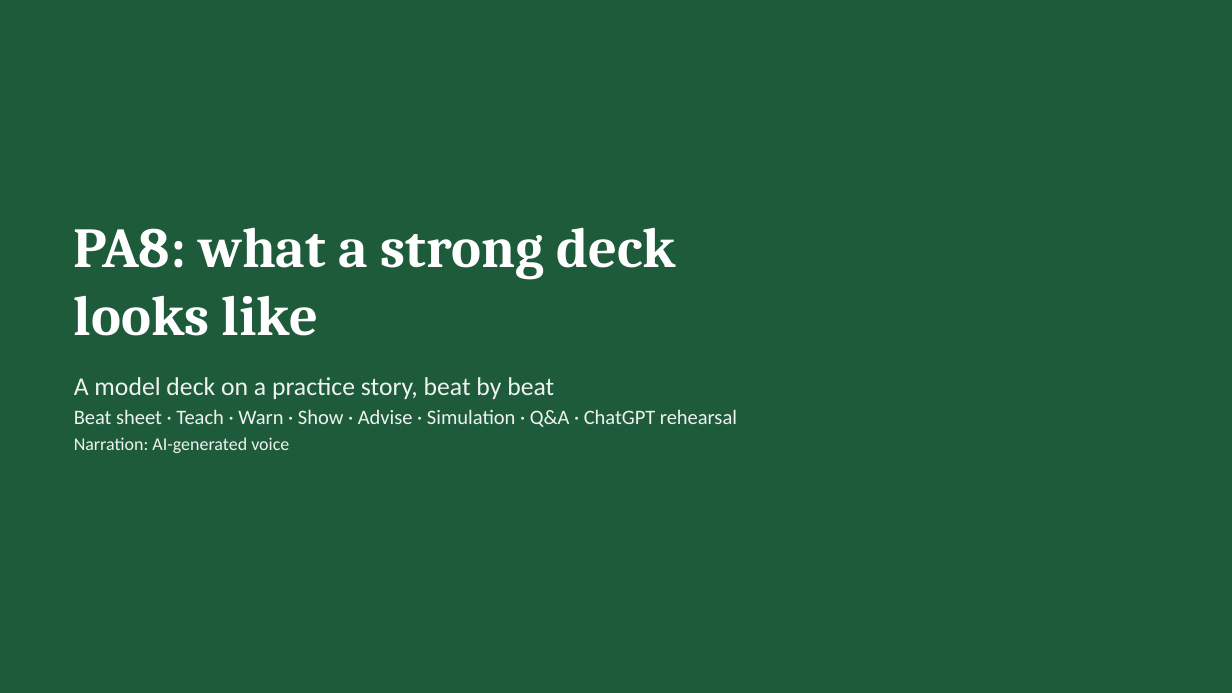
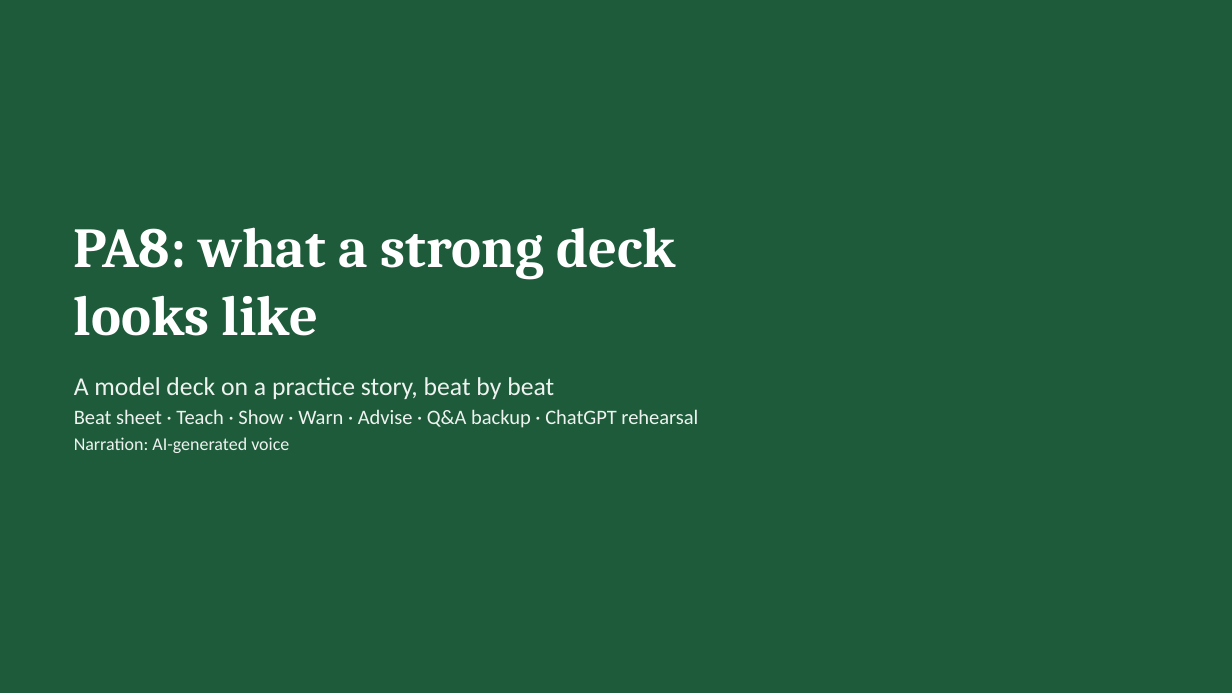
Before and after one commit to lyf718718/mktg-research-sim, a slide deck: slide 1 of hub/files/PA8_Presentation_Walkthrough.pptx. Drawn at 1232x693 pixels with LibreOffice and Linux fonts; fonts in the diff are those of the drawing. Boxes give left, top, right and bottom in pixels: in the first picture for what was removed or moved away, otherwise in the second. Text is boxed around its words. In the diff, an @@ line names an element or a change of style, - is before the commit and + after.

```diff
--- a/hub/files/PA8_Presentation_Walkthrough.pptx
+++ b/hub/files/PA8_Presentation_Walkthrough.pptx
@@ text at <box>74,409,698,428</box>: text changed @@
-Beat sheet · Teach · Warn · Show · Advise · Simulation · Q&A · ChatGPT rehearsal
+Beat sheet · Teach · Show · Warn · Advise · Q&A backup · ChatGPT rehearsal
```
Also in this commit, not shown: 4 other slides changed, 1 slide removed, 15 other files.
